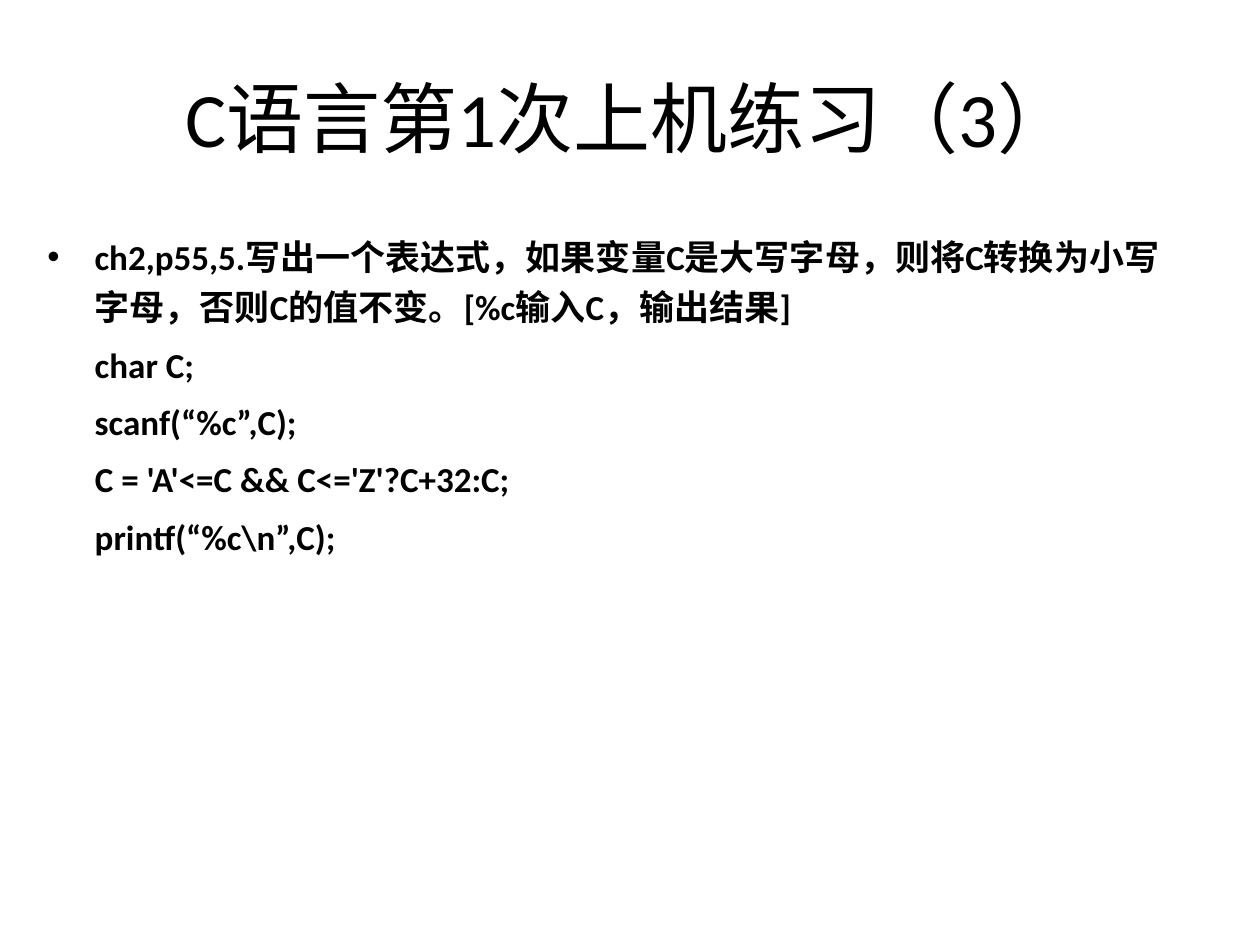
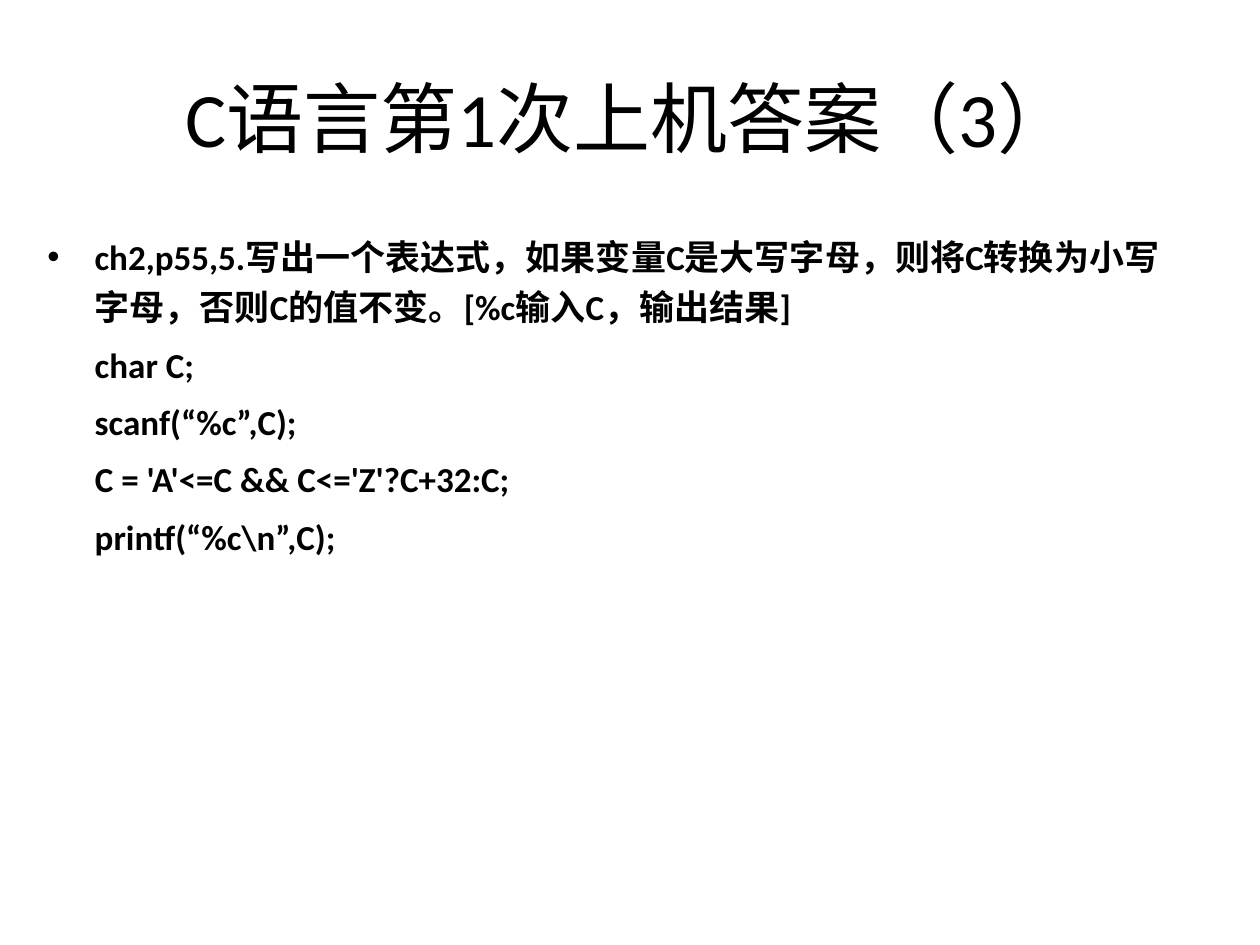
Before and after one commit to jtrfid/C-Repositories, a slide deck: slide 15 of 2016/上机安排.pptx (slide 12 before the commit). Drawn at 1260x945 pixels with LibreOffice and Linux fonts; fonts in the diff are those of the drawing. Boxes give left, top, right and bottom in pixels: in the first picture for what was removed or moved away, otherwise in the second. Text is boxed around its words. In the diff, an @@ line names an element or a change of style, - is before the commit and + after.

```diff
--- a/2016/上机安排.pptx
+++ b/2016/上机安排.pptx
@@ title at box(185, 83, 1075, 154): text changed @@
-C语言第1次上机练习（3）
+C语言第1次上机答案（3）
```
Also in this commit, not shown: 4 other slides changed, 3 slides added, 4 other files.
